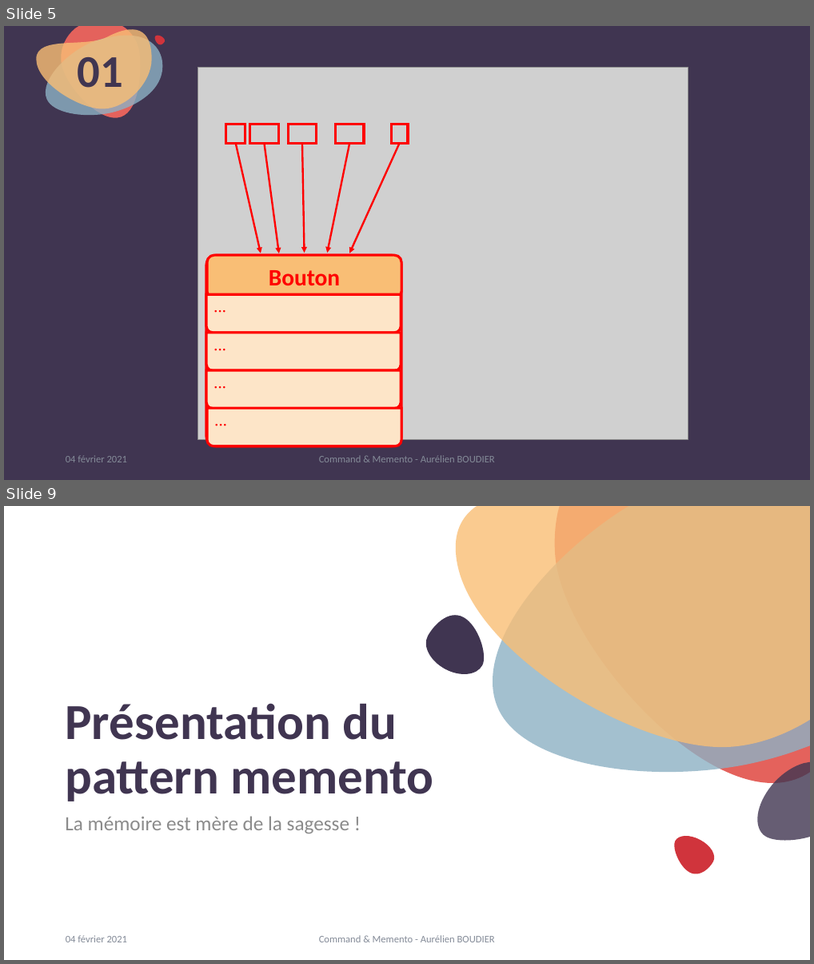
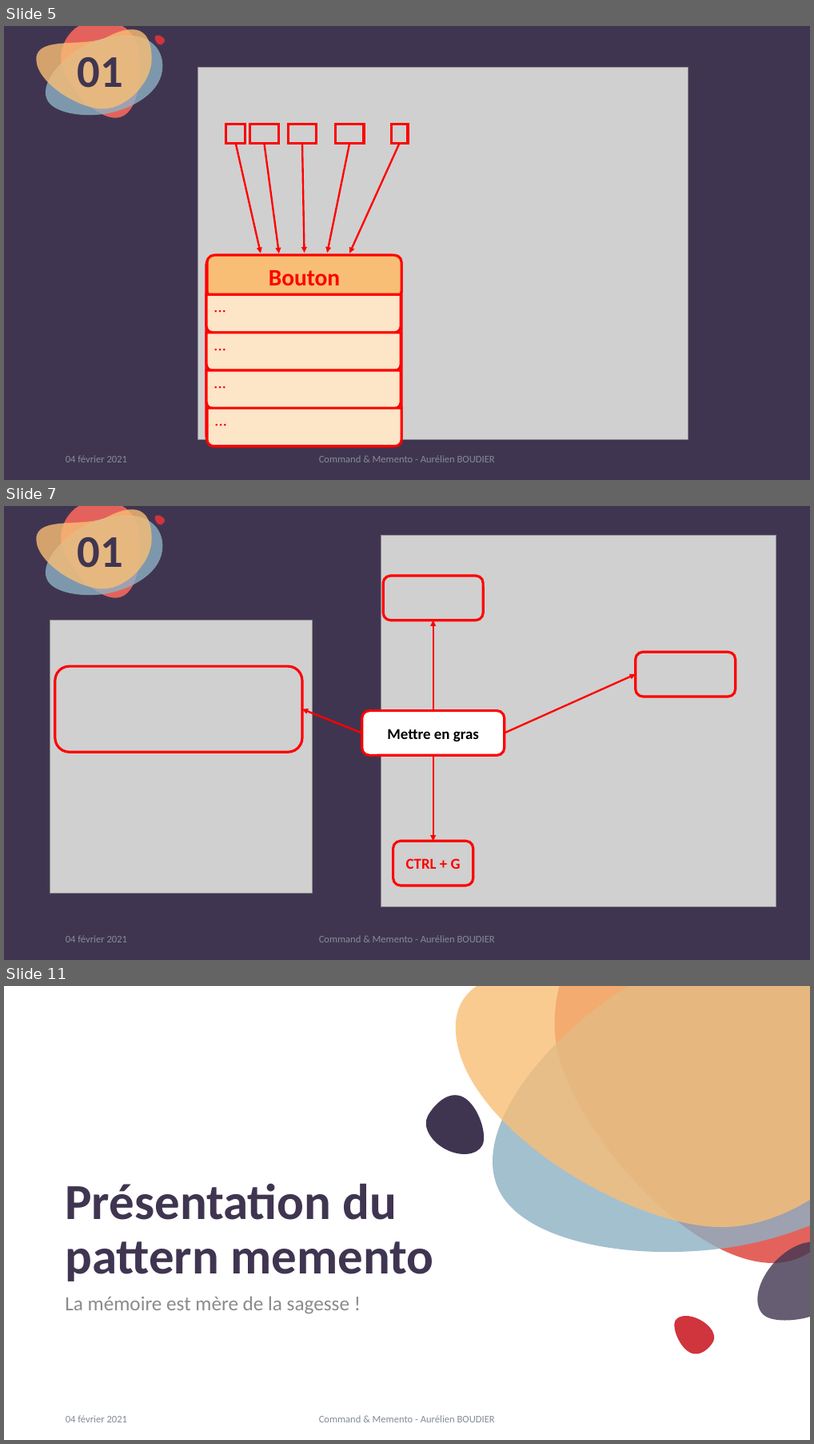
Before and after one commit to kyweez/CDA-14-DESIGN-PATTERN, a slide deck: 01-Powerpoint-presentation/PowerpointPresentation.pptx. Shown one above the other, each under a label of ours: slides 5 and 9 before the commit, slides 5, 7 and 11 after it; the slides between them are not shown. The pictures are 814x964 and 814x1444 pixels, drawn with LibreOffice and Linux fonts; fonts in the diff are those of the drawing; grey boxes stand for pictures. Boxes give left, top, right and bottom in pixels: in the first picture for what was removed or moved away, otherwise in the second. Text is boxed around its words. In the diff, an @@ line names an element or a change of style, - is before the commit and + after.

```diff
--- a/01-Powerpoint-presentation/PowerpointPresentation.pptx
+++ b/01-Powerpoint-presentation/PowerpointPresentation.pptx
@@ slide 7 added at box(4, 506, 810, 960), background #403551; not listed: 5 template elements that a slide beside it also shows @@
@@ text added at box(78, 537, 123, 568), 54 pt, text #403551, bold @@
+01
@@ picture added at box(382, 535, 777, 907) @@
@@ rounded rectangle added at box(383, 576, 483, 620), outline #FF0000 3 pt @@
@@ picture added at box(50, 620, 313, 892) @@
@@ arrow added from (434, 711) to (434, 620), #FF0000 2.25 pt @@
@@ rounded rectangle added at box(55, 666, 302, 752), outline #FF0000 3 pt @@
@@ rounded rectangle added at box(636, 652, 736, 696), outline #FF0000 3 pt @@
@@ arrow added from (505, 733) to (636, 674), #FF0000 2.25 pt @@
@@ arrow added from (362, 733) to (302, 709), #FF0000 2.25 pt @@
@@ rounded rectangle added at box(362, 711, 505, 756), fill #FFFFFF, outline #FF0000 3 pt, 18 pt, text #000000, bold @@
+Mettre en gras
@@ arrow added from (434, 756) to (434, 840), #FF0000 2.25 pt @@
@@ rounded rectangle added at box(394, 840, 474, 885), outline #FF0000 3 pt, 18 pt, text #FF0000, bold @@
+CTRL + G
@@ text added at box(66, 935, 128, 942), 12 pt, text #848B98 @@
+04 février 2021
@@ text added at box(319, 935, 495, 942), 12 pt, text #848B98 @@
+Command & Memento - Aurélien BOUDIER
@@ what was slide 9 is now slide 11 @@
```
Also in this commit, not shown: 4 slides changed, 1 other slide added, 3 other files.
